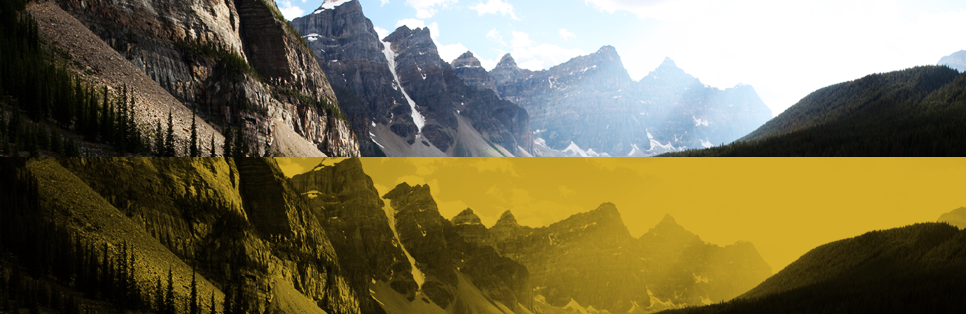
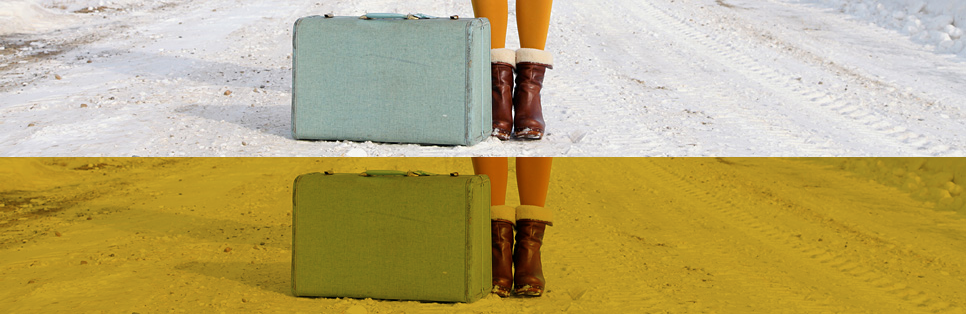
Before/after of a 966×314 layered artwork. What changed in the layer stack:
added layer "Inactive" (1st of 3) above "Multiply Layer" over left=0, top=0, right=966, bottom=157
added layer "Multiply Layer" (multiply) above "Hover" over left=0, top=157, right=966, bottom=314
added layer "Hover" (1st of 3) above "Inactive" over left=0, top=157, right=966, bottom=314
hid "Inactive" (3rd of 3) over left=0, top=0, right=966, bottom=157
